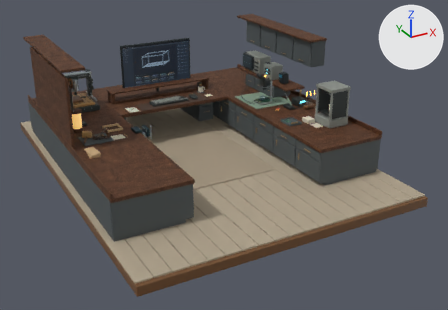
One commit to the glTF model assets/cockpit/command-center-warm.glb: the scene before it, then after it.
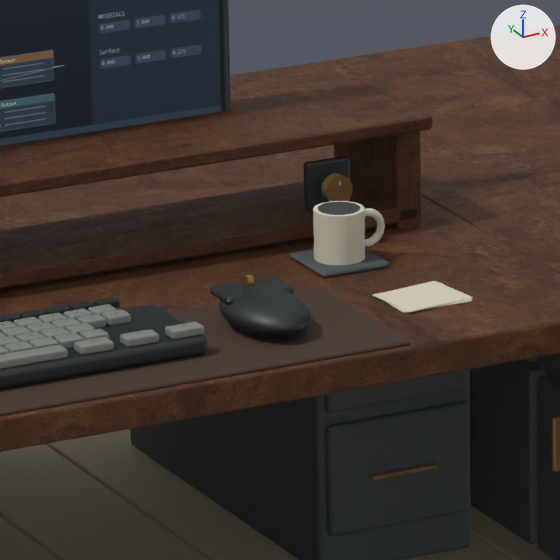
The first picture shows the older version from a camera (50 mm lens) standing at (-7.08, -15.53, 7.04) and looking at (0.42, -1.88, 0.22). The close-ups show the older and then the newer version on the part from 38% to 49% of the width and 22% to 39% of the height of that picture. Only the edits that show in the close-ups are written down. Arrows for +X, +Y and +Z are at upper right; the lights stay in place. Where no turn or scale is listed for an object, it has been applied to the vertices. Vertices at exactly the same position are counted once.

Objects in the first close-up: 'Screen_Computer', 'computer__Graphite powder coat', 'computer__Ivory instrument plastic', 'computer__Rubber / black plastic', 'lab__Warm workshop walnut grain', 'room__Brown leather desk pad', 'room__Graphite powder coat', 'room__Warm project graphite', 'room__Warm project paper', 'room__Warm workshop charcoal cabinetry', 'room__Warm workshop pale ash floor', 'room__Warm workshop satin brass', 'room__Warm workshop walnut grain' and 2 more.
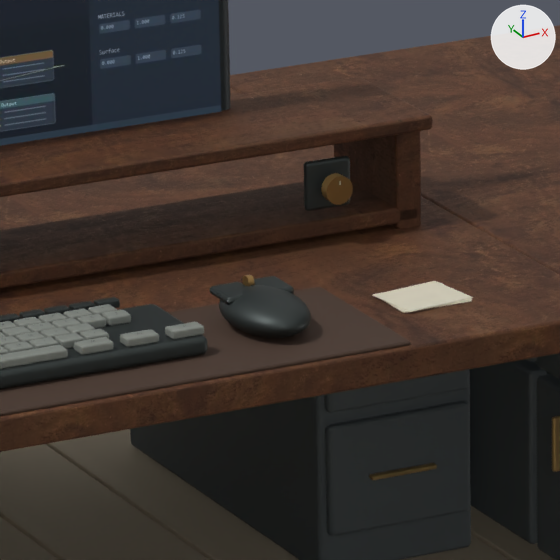
Where the newer file only moved an object's origin or applied its transform, the numbers keep the older frame.

Location of each change, [x1, y1, x2, y2] in pixels of the close-ups (560 x 560 px):
'room__Warm workshop charcoal cabinetry', reshaped: before [130, 249, 560, 560]; after [130, 353, 560, 560]
'room__Warm project paper', reshaped (37% narrower, 71% shorter): before [313, 201, 473, 313]; after [372, 281, 473, 313]
'room__Warm project graphite', deleted: before [318, 202, 360, 215]
part 1 of me_room__warm_project_paper, deleted: before [365, 208, 385, 247]
part 2 of me_room__warm_project_paper, deleted (pale yellow): before [313, 201, 365, 265]
part 3 of me_room__warm_workshop_charcoal_cabinetry, deleted: before [290, 249, 389, 278]

What changed in the scene script:
```text
Change me_room__warm_project_paper:
    used by ob_room__warm_project_paper; location = (1.254, 0.808, 1.16)
    remove me_room__warm_project_paper.from_pydata(...)  # 248 vertices, 480 faces; spans x -0.129..0.129, y -0.297..0.297, z -0.083..0.083
    add me_room__warm_project_paper.from_pydata(...)  # 24 vertices, 36 faces; spans x -0.116..0.129, y -0.297..-0.078, z -0.082..-0.077
    me_room__warm_project_paper part 1: the loose piece of 160 vertices spanning x -0.023..0.095, y 0.21..0.234, z -0.049..0.069 is deleted
    me_room__warm_project_paper part 2: the loose piece of 64 vertices spanning x -0.129..0.021, y 0.147..0.297, z -0.067..0.083 is deleted
Change me_room__warm_workshop_charcoal_cabinetry:
    used by ob_room__warm_workshop_charcoal_cabinetry; location = (0.0, -0.735, 0.548)
    remove me_room__warm_workshop_charcoal_cabinetry.from_pydata(...)  # 4000 vertices, 7832 faces; spans x -3.66..3.66, y -3.69..3.69, z -0.55..0.55
    add me_room__warm_workshop_charcoal_cabinetry.from_pydata(...)  # 3920 vertices, 7676 faces; spans x -3.66..3.66, y -3.69..3.69, z -0.55..0.55
    me_room__warm_workshop_charcoal_cabinetry part 3: the loose piece of 80 vertices spanning x 1.09..1.31, y 1.66..1.87, z 0.53..0.55 is deleted
Remove ob_room__warm_project_graphite:
    ob_room__warm_project_graphite = bpy.data.objects.new('room__Warm project graphite', me_room__warm_project_graphite)
    ob_room__warm_project_graphite.location = (1.2, 1.03, 1.243)
```
